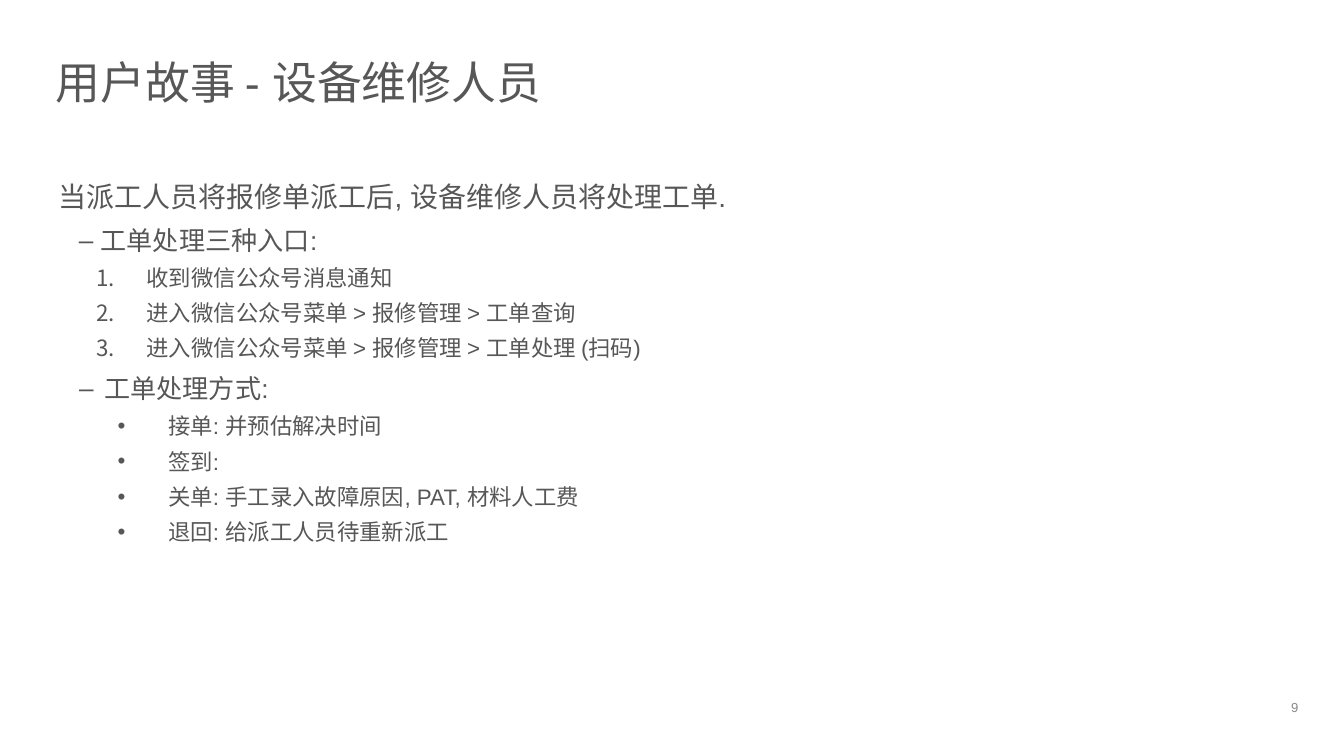
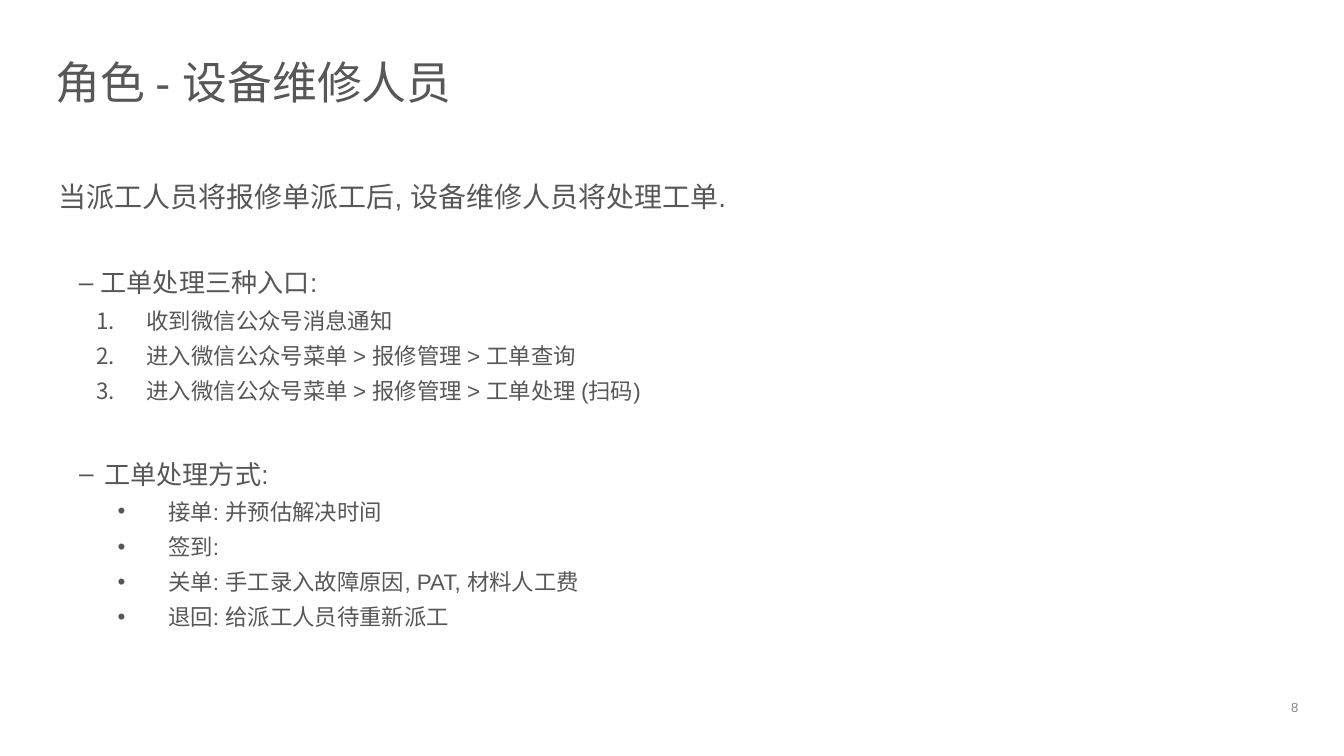
Before and after one commit to devhotmail/APMHome, a slide deck: slide 8 of Document/APM_userstories.pptx (slide 9 before the commit). Drawn at 1344x756 pixels with LibreOffice and Linux fonts; fonts in the diff are those of the drawing; background and template pictures are left out. Boxes give left, top, right and bottom in pixels: in the first picture for what was removed or moved away, otherwise in the second. Text is boxed around its words. In the diff, an @@ line names an element or a change of style, - is before the commit and + after.

```diff
--- a/Document/APM_userstories.pptx
+++ b/Document/APM_userstories.pptx
@@ title at (56,61,452,103): text changed @@
-用户故事 - 设备维修人员
+角色 - 设备维修人员
@@ text "当派工人员将报修单派工后, 设备维修人员将处理工单." rewrapped from (59,183,726,542) to (59,183,726,627) @@
```
Also in this commit, not shown: 6 other slides changed, 6 slides added.
